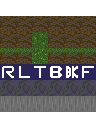
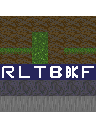
Revision of a layered 96 x 128 image; what changed, layer by layer:
added layer "Pasted Layer" above "sprite_sheet.png" over [48, 48, 64, 55]
